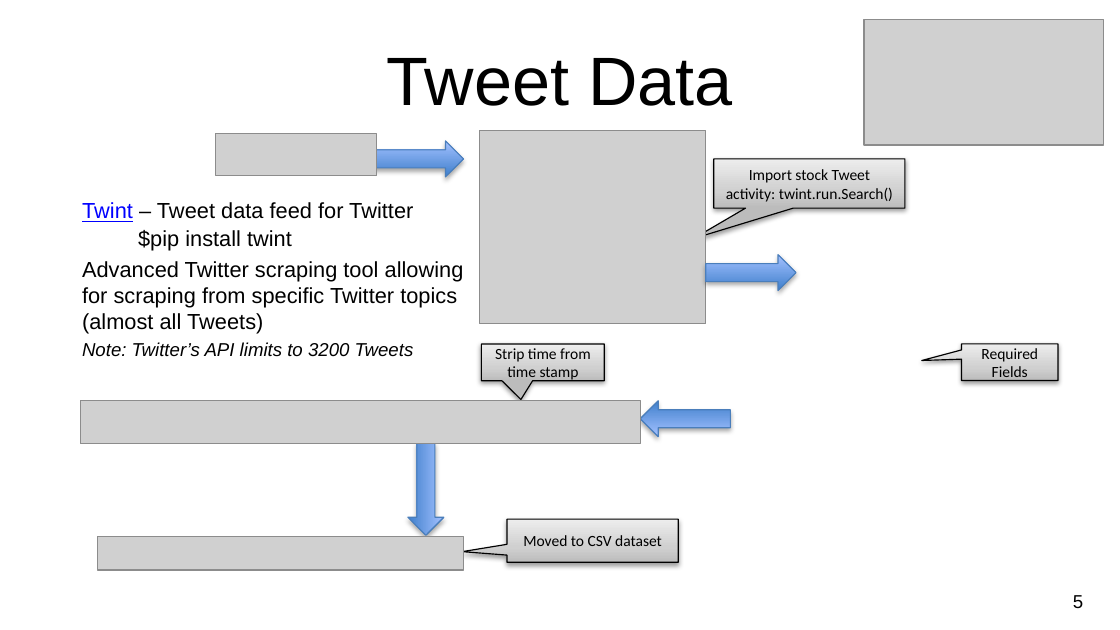
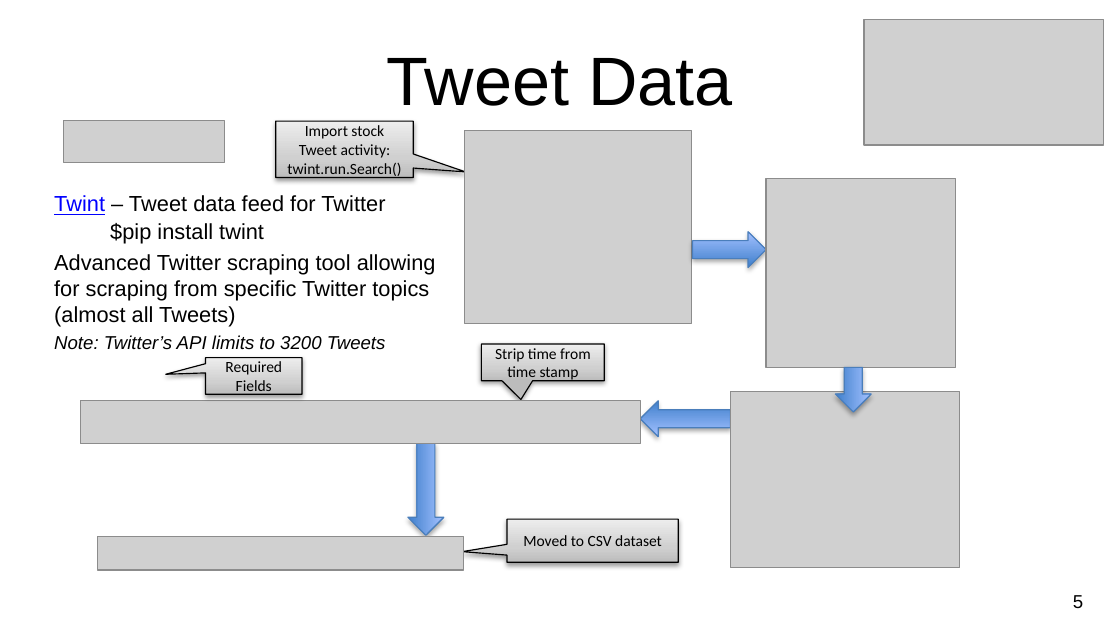
Before and after one commit to CCC-GH/Stocks-ETL-Project, a slide deck: slide 6 of NU-Project2_Stocks.pptx. Drawn at 1120x630 pixels with LibreOffice and Linux fonts; fonts in the diff are those of the drawing; grey boxes stand for pictures; background and template pictures are left out. Boxes give left, top, right and bottom in pixels: in the first picture for what was removed or moved away, otherwise in the second. Text is boxed around its words. In the diff, an @@ line names an element or a change of style, - is before the commit and + after.

```diff
--- a/NU-Project2_Stocks.pptx
+++ b/NU-Project2_Stocks.pptx
@@ picture: place and size @@
-picture at (216, 133, 377, 176)
+picture at (63, 120, 224, 162)
@@ speech box "Import stock Tweet activity: twint.run.Search()": place and size @@
-speech box "Import stock Tweet activity: twint.run.Search()" at (713, 159, 905, 208)
+speech box "Import stock Tweet activity: twint.run.Search()" at (276, 121, 413, 177)
@@ speech box "Import stock Tweet activity: twint.run.Search()" at (276, 121, 413, 177): proportions changed @@
@@ right arrow removed at (373, 141, 464, 177) @@
@@ picture: place and size @@
-picture at (479, 130, 706, 324)
+picture at (465, 130, 691, 324)
@@ picture added at (766, 178, 956, 367) @@
@@ text "Twint – Tweet data feed ...": place and size @@
-text "Twint – Tweet data feed ..." at (82, 202, 464, 357)
+text "Twint – Tweet data feed ..." at (54, 195, 436, 350)
@@ right arrow: place and size @@
-right arrow at (706, 254, 796, 290)
+right arrow at (692, 232, 766, 268)
@@ speech box "Required Fields": place and size @@
-speech box "Required Fields" at (962, 344, 1058, 381)
+speech box "Required Fields" at (206, 357, 302, 394)
@@ right arrow added at (836, 367, 871, 412), fill gradient #3F80CE to #A4C4FF, outline #4B7EBC 0.75 pt @@
@@ picture added at (730, 391, 960, 568) @@
```
Also in this commit, not shown: 1 other slide changed.
